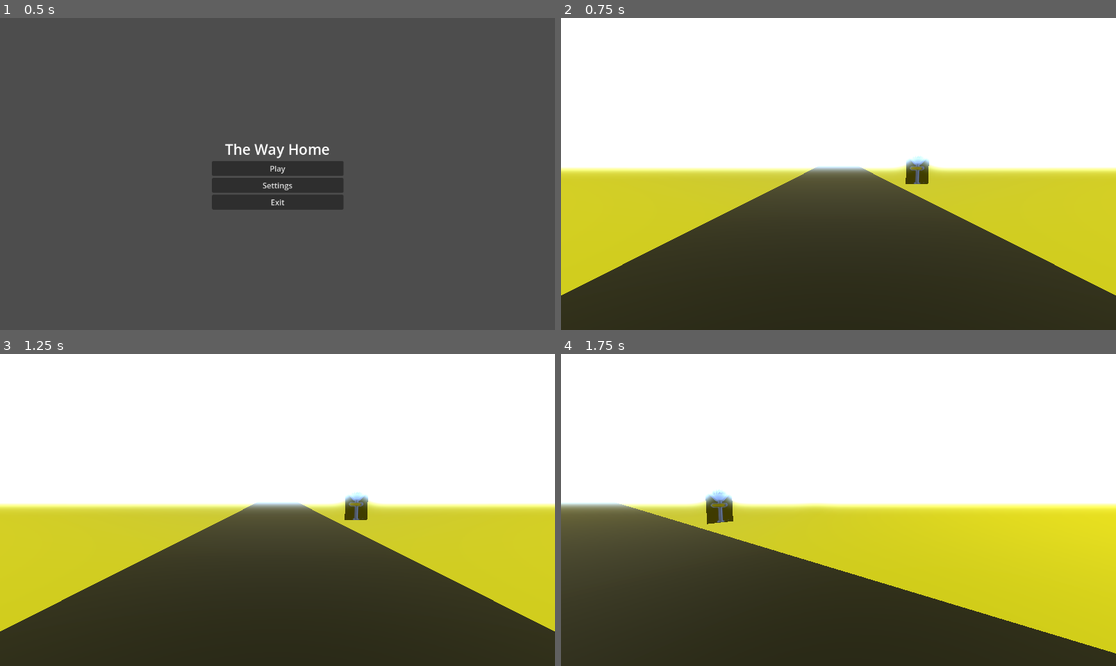
Above: before the commit, frames 1-4 (two rows, left to right).
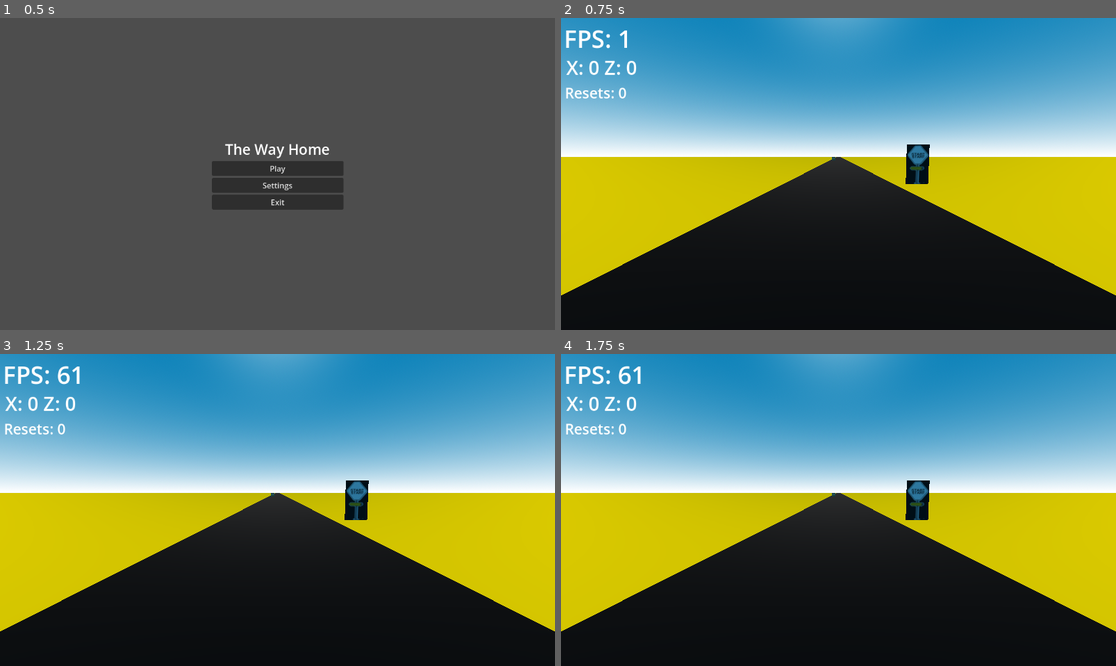
Above: after the commit, the same moments.

Repository: VHSDIR/thewayhome
Game: Godot game, scene res://scenes/menu.tscn
Two runs of this game, one before a commit and one after it. Both use one fixed random seed, a clock stepped at 60 frames per second and the inputs below.
Inputs:
- Up to frame 1 (0.5 s): no input
- Up to frame 2 (0.75 s): click "Play" at 0.5 s
- Up to frame 3 (1.25 s): no input
- Up to frame 4 (1.75 s): hold D (rotate_right) from 1.28 s (still down); tap Space (horn_pressed) at 1.35 s

Frame 1 is identical in both runs. In frame 2, 98% of the frame differs, in the area x 0-100%, y 0-100%; in frame 3, 97%; in frame 4, 97%.

Commit message:
.

Diff:
--- a/src/assets/material.tres
+++ b/src/assets/material.tres
@@ -1,4 +1,3 @@
 [gd_resource type="StandardMaterial3D" format=3 uid="uid://beeuqh7sycb6h"]
 
 [resource]
-albedo_color = Color(0.645372, 0.645372, 0, 1)
--- a/src/assets/sand.tres
+++ b/src/assets/sand.tres
@@ -1,4 +1,5 @@
 [gd_resource type="StandardMaterial3D" format=3 uid="uid://ds7jqtuyvg40c"]
 
 [resource]
-albedo_color = Color(0.827451, 0.752941, 0, 1)
+albedo_color = Color(0.945098, 0.780392, 0, 1)
+metallic_specular = 0.0
--- a/src/assets/terrain.tres
+++ b/src/assets/terrain.tres
@@ -1,4 +1,5 @@
 [gd_resource type="StandardMaterial3D" format=3 uid="uid://btl54uqviqbdw"]
 
 [resource]
-albedo_color = Color(0.0653266, 0.0653266, 1.20327e-08, 1)
+albedo_color = Color(0, 0, 0, 1)
+metallic_specular = 0.25
--- a/src/scenes/main.tscn
+++ b/src/scenes/main.tscn
@@ -8,14 +8,105 @@
 [ext_resource type="PackedScene" uid="uid://bbkg7ulps68cf" path="res://scenes/obstacleaction01.tscn" id="4_krrul"]
 [ext_resource type="PackedScene" uid="uid://ejt2iy3ndq6q" path="res://scenes/obstacleaction02.tscn" id="4_shuqu"]
 
-[sub_resource type="Environment" id="Environment_d8eq5"]
-background_mode = 1
-background_color = Color(0.517957, 0.674064, 1, 1)
-glow_enabled = true
-glow_intensity = 1.9
-glow_strength = 1.24
-fog_enabled = true
-fog_light_color = Color(0.770425, 0.735434, 7.70092e-07, 1)
+[sub_resource type="Shader" id="Shader_kau82"]
+code = "
+// NOTE: Shader automatically converted from Godot Engine 4.3.stable's ProceduralSkyMaterial.
+
+shader_type sky;
+render_mode use_debanding;
+
+uniform vec4 sky_top_color : source_color = vec4(0.385, 0.454, 0.55, 1.0);
+uniform vec4 sky_horizon_color : source_color = vec4(0.646, 0.656, 0.67, 1.0);
+uniform float sky_curve : hint_range(0, 1) = 0.15;
+uniform float sky_energy = 1.0; // In Lux.
+uniform sampler2D sky_cover : filter_linear, source_color, hint_default_black;
+uniform vec4 sky_cover_modulate : source_color = vec4(1.0, 1.0, 1.0, 1.0);
+uniform vec4 ground_bottom_color : source_color = vec4(0.2, 0.169, 0.133, 1.0);
+uniform vec4 ground_horizon_color : source_color = vec4(0.646, 0.656, 0.67, 1.0);
+uniform float ground_curve : hint_range(0, 1) = 0.02;
+uniform float ground_energy = 1.0;
+uniform float sun_angle_max = 30.0;
+uniform float sun_curve : hint_range(0, 1) = 0.15;
+uniform float exposure : hint_range(0, 128) = 1.0;
+
+void sky() {
+	float v_angle = acos(clamp(EYEDIR.y, -1.0, 1.0));
+	float c = (1.0 - v_angle / (PI * 0.5));
+	vec3 sky = mix(sky_horizon_color.rgb, sky_top_color.rgb, clamp(1.0 - pow(1.0 - c, 1.0 / sky_curve), 0.0, 1.0));
+	sky *= sky_energy;
+
+	if (LIGHT0_ENABLED) {
+		float sun_angle = acos(dot(LIGHT0_DIRECTION, EYEDIR));
+		if (sun_angle < LIGHT0_SIZE) {
+			sky = LIGHT0_COLOR * LIGHT0_ENERGY;
+		} else if (sun_angle < sun_angle_max) {
+			float c2 = (sun_angle - LIGHT0_SIZE) / (sun_angle_max - LIGHT0_SIZE);
+			sky = mix(LIGHT0_COLOR * LIGHT0_ENERGY, sky, clamp(1.0 - pow(1.0 - c2, 1.0 / sun_curve), 0.0, 1.0));
+		}
+	}
+
+	if (LIGHT1_ENABLED) {
+		float sun_angle = acos(dot(LIGHT1_DIRECTION, EYEDIR));
+		if (sun_angle < LIGHT1_SIZE) {
+			sky = LIGHT1_COLOR * LIGHT1_ENERGY;
+		} else if (sun_angle < sun_angle_max) {
+			float c2 = (sun_angle - LIGHT1_SIZE) / (sun_angle_max - LIGHT1_SIZE);
+			sky = mix(LIGHT1_COLOR * LIGHT1_ENERGY, sky, clamp(1.0 - pow(1.0 - c2, 1.0 / sun_curve), 0.0, 1.0));
+		}
+	}
+
+	if (LIGHT2_ENABLED) {
+		float sun_angle = acos(dot(LIGHT2_DIRECTION, EYEDIR));
+		if (sun_angle < LIGHT2_SIZE) {
+			sky = LIGHT2_COLOR * LIGHT2_ENERGY;
+		} else if (sun_angle < sun_angle_max) {
+			float c2 = (sun_angle - LIGHT2_SIZE) / (sun_angle_max - LIGHT2_SIZE);
+			sky = mix(LIGHT2_COLOR * LIGHT2_ENERGY, sky, clamp(1.0 - pow(1.0 - c2, 1.0 / sun_curve), 0.0, 1.0));
+		}
+	}
+
+	if (LIGHT3_ENABLED) {
+		float sun_angle = acos(dot(LIGHT3_DIRECTION, EYEDIR));
+		if (sun_angle < LIGHT3_SIZE) {
+			sky = LIGHT3_COLOR * LIGHT3_ENERGY;
+		} else if (sun_angle < sun_angle_max) {
+			float c2 = (sun_angle - LIGHT3_SIZE) / (sun_angle_max - LIGHT3_SIZE);
+			sky = mix(LIGHT3_COLOR * LIGHT3_ENERGY, sky, clamp(1.0 - pow(1.0 - c2, 1.0 / sun_curve), 0.0, 1.0));
+		}
+	}
+
+	vec4 sky_cover_texture = texture(sky_cover, SKY_COORDS);
+	sky += (sky_cover_texture.rgb * sky_cover_modulate.rgb) * sky_cover_texture.a * sky_cover_modulate.a * sky_energy;
+
+	c = (v_angle - (PI * 0.5)) / (PI * 0.5);
+	vec3 ground = mix(ground_horizon_color.rgb, ground_bottom_color.rgb, clamp(1.0 - pow(1.0 - c, 1.0 / ground_curve), 0.0, 1.0));
+	ground *= ground_energy;
+
+	COLOR = mix(ground, sky, step(0.0, EYEDIR.y)) * exposure;
+}
+"
+
+[sub_resource type="ShaderMaterial" id="ShaderMaterial_7wa01"]
+shader = SubResource("Shader_kau82")
+shader_parameter/sky_top_color = Color(0.00450157, 0.478251, 0.709588, 1)
+shader_parameter/sky_horizon_color = Color(1, 1, 1, 1)
+shader_parameter/sky_curve = 0.15
+shader_parameter/sky_energy = 1.0
+shader_parameter/sky_cover_modulate = Color(1, 1, 1, 1)
+shader_parameter/ground_bottom_color = Color(0.00392157, 0.478431, 0.709804, 1)
+shader_parameter/ground_horizon_color = Color(1, 1, 1, 1)
+shader_parameter/ground_curve = 0.02
+shader_parameter/ground_energy = 1.0
+shader_parameter/sun_angle_max = 0.523599
+shader_parameter/sun_curve = 0.433
+shader_parameter/exposure = 1.0
+
+[sub_resource type="Sky" id="Sky_jnnoy"]
+sky_material = SubResource("ShaderMaterial_7wa01")
+
+[sub_resource type="Environment" id="Environment_ohgsb"]
+background_mode = 2
+sky = SubResource("Sky_jnnoy")
 
 [node name="Main" type="Node3D"]
 script = ExtResource("1_wyd1u")
@@ -26,7 +117,7 @@
 transform = Transform3D(1, 0, 0, 0, 0.707107, 0.707107, 0, -0.707107, 0.707107, 0, 26.4884, 39.4248)
 
 [node name="WorldEnvironment" type="WorldEnvironment" parent="Enviroment"]
-environment = SubResource("Environment_d8eq5")
+environment = SubResource("Environment_ohgsb")
 
 [node name="Terrain" parent="Enviroment" instance=ExtResource("3_x3jfn")]
 
--- a/src/scripts/player.gd
+++ b/src/scripts/player.gd
@@ -2,6 +2,9 @@
 var helpers = preload("res://scripts/helpers.gd")
 var CURRENT_SPEED = 0
 const MAX_SPEED = 10.0
+const REVERSE_SPEED = -5.0
+const ACCELERATION = 2.0
+const COAST_DECELERATION = 4.0
 const ROTATION_SPEED = 2.0
 const LOOPING_DISTANCE = 100
 const SIDEROAD_START_X = 2
@@ -53,25 +56,37 @@
 	if not is_on_floor():
 		velocity += get_gravity() * delta
 	var isAcceleratePressed = Input.is_action_pressed("move_front")
+	var isBrakePressed = Input.is_action_pressed("move_back")
 	if isAcceleratePressed:
-		CURRENT_SPEED += 2 * delta
-	elif CURRENT_SPEED > 0:
-		CURRENT_SPEED -= 2 * delta
-		if CURRENT_SPEED < 0:
-			CURRENT_SPEED = 0
-	CURRENT_SPEED = clamp(CURRENT_SPEED, 0, MAX_SPEED)
+		CURRENT_SPEED += ACCELERATION * delta
+	elif isBrakePressed:
+		CURRENT_SPEED -= ACCELERATION * delta
+	else:
+		if CURRENT_SPEED > 0:
+			CURRENT_SPEED -= COAST_DECELERATION * delta
+		elif CURRENT_SPEED < 0:
+			CURRENT_SPEED += COAST_DECELERATION * delta
+	CURRENT_SPEED = clamp(CURRENT_SPEED, REVERSE_SPEED, MAX_SPEED)
 	var input_dir = Input.get_vector("rotate_left", "rotate_right", "move_back", "move_front")
 	var direction = (transform.basis * Vector3(input_dir.x, 0, 1)).normalized()
 	if direction:
 		velocity.x = CURRENT_SPEED * direction.x
 		velocity.z = CURRENT_SPEED * direction.z
 	else:
-		velocity.x = move_toward(velocity.x, 0, CURRENT_SPEED)
-		velocity.z = move_toward(velocity.z, 0, CURRENT_SPEED)
-	if Input.is_action_pressed("rotate_left"):
-		rotate_y(ROTATION_SPEED * delta)
-	elif Input.is_action_pressed("rotate_right"):
-		rotate_y(-ROTATION_SPEED * delta)
+		velocity.x = move_toward(velocity.x, 0, abs(CURRENT_SPEED))
+		velocity.z = move_toward(velocity.z, 0, abs(CURRENT_SPEED))
+	if CURRENT_SPEED != 0:
+		var rotation_amount = ROTATION_SPEED * delta * (abs(CURRENT_SPEED) / MAX_SPEED)
+		if Input.is_action_pressed("rotate_left"):
+			if CURRENT_SPEED > 0:
+				rotate_y(rotation_amount)
+			else:
+				rotate_y(-rotation_amount)
+		elif Input.is_action_pressed("rotate_right"):
+			if CURRENT_SPEED > 0:
+				rotate_y(-rotation_amount)
+			else:
+				rotate_y(rotation_amount)
 	var distance = position.distance_to(PREVIOUS_POSITION)
 	var speed = distance / delta
 	PREVIOUS_POSITION = position
@@ -84,7 +99,7 @@
 		position.z = -LOOPING_DISTANCE
 		custom_position_reseted.emit()
 		_increase_points()
-	var currentSpeedFactor = CURRENT_SPEED / MAX_SPEED
+	var currentSpeedFactor = abs(CURRENT_SPEED) / MAX_SPEED
 	var shake_factor = helpers.cast_value_range_to_factor(abs(position.x), SIDEROAD_START_X, SIDEROAD_MAX_X)
 	$Camera3D.set_shake_factor(shake_factor * currentSpeedFactor)
 	move_and_slide()
Not shown: 1 places in src/scenes/main.tscn that only renumber resources
